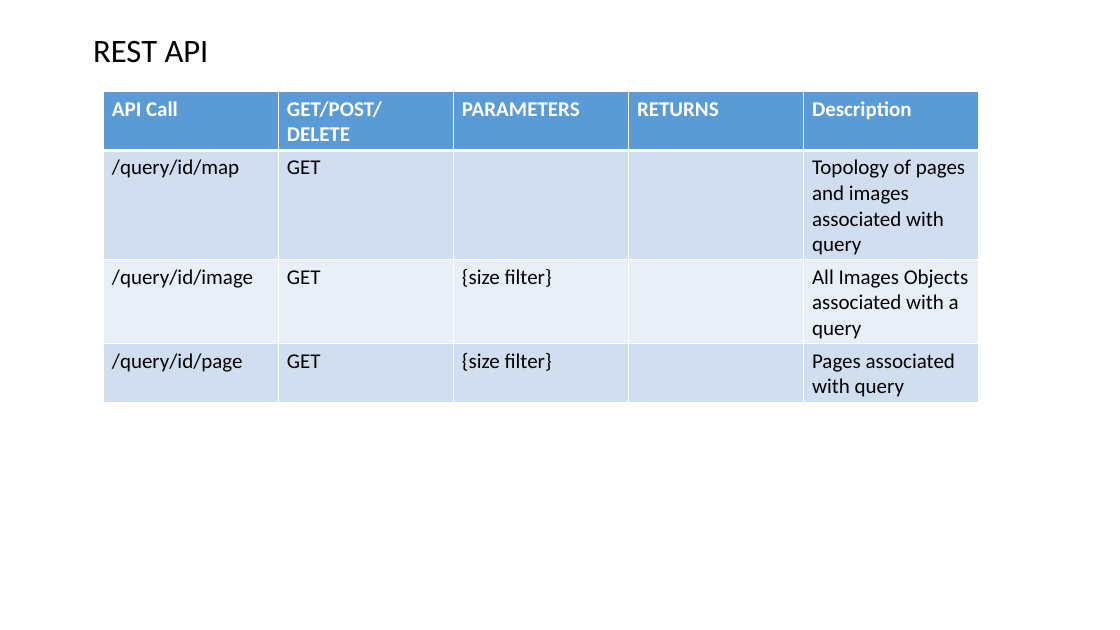
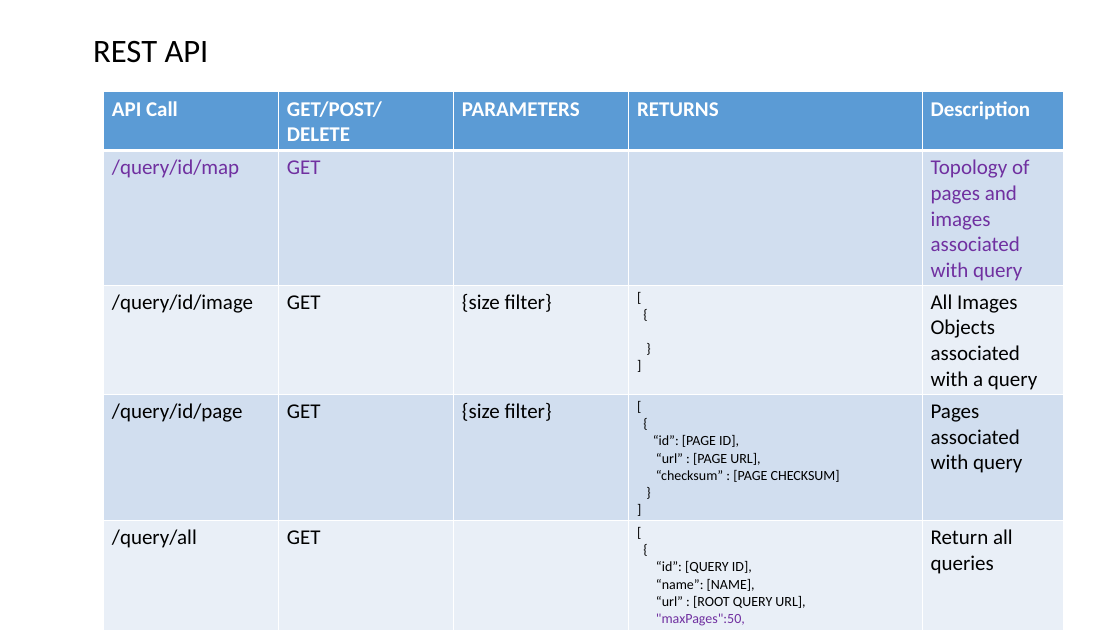
Before and after one commit to datim/squid, a slide deck: slide 18 of docs/design.pptx. Drawn at 1120x630 pixels with LibreOffice and Linux fonts; fonts in the diff are those of the drawing. Boxes give left, top, right and bottom in pixels: in the first picture for what was removed or moved away, otherwise in the second. Text is boxed around its words. In the diff, an @@ line names an element or a change of style, - is before the commit and + after.

```diff
--- a/docs/design.pptx
+++ b/docs/design.pptx
@@ table at <box>103,92,1062,630</box> @@
-row 3: /query/id/image | GET | {size filter} |  | All Images Objects associated with a query
-row 4: /query/id/page | GET | {size filter} |  | Pages associated with query
+row 3: /query/id/image | GET | {size filter} | [ / { / } / ] | All Images Objects associated with a query
+row 4: /query/id/page | GET | {size filter} | [ / { / “id”: [PAGE ID], / “url” : [PAGE URL], / “checksum” : [PAGE CHECKSUM] / } / ] | Pages associated with query
+row 5: /query/all | GET |  | [ / { / “id”: [QUERY ID], / “name”: [NAME], / “url” : [ROOT QUERY URL], / "maxPages":50, / "maxImages":10000 / } / ] | Return all queries
@@ table: place and size @@
-table at <box>103,92,977,401</box>
+table at <box>103,92,1062,630</box>
```
Also in this commit, not shown: 2 other slides changed, 16 other files.
